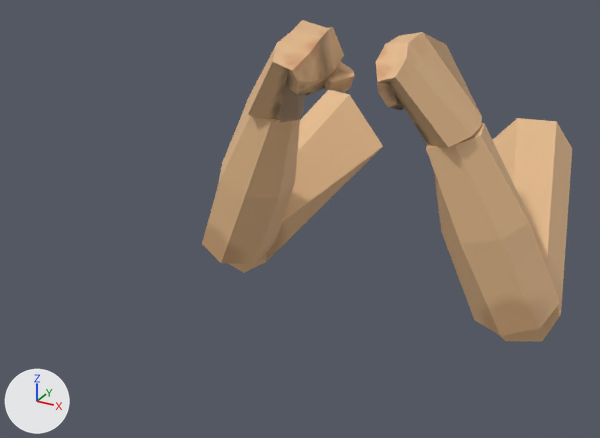
The FBX model Assets/Models/Arms/arms.fbx, before and after one commit.
One viewpoint serves both versions: a camera (50 mm lens) standing at (0.401, -0.647, 0.504) and looking at (-0.043, 0.159, 0.101). Arrows for +X, +Y and +Z are at lower left; the lights stay in place.

Names of what the first picture shows: 'HL', 'HR', 'LL', 'LR', 'UL', 'UR'.
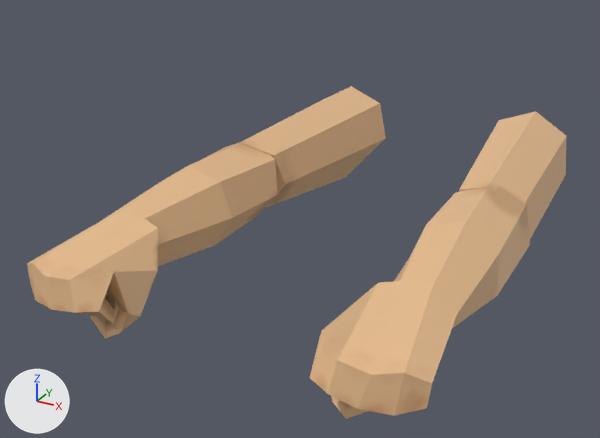
Location of each change, [x1, y1, x2, y2] in pixels of the pictures (600 x 438 px):
```json
{"object": "HL", "change": "moved, turned", "before": [376, 32, 482, 148], "after": [310, 281, 457, 419]}
{"object": "LL", "change": "moved, turned", "before": [426, 123, 560, 336], "after": [394, 186, 530, 328]}
{"object": "HR", "change": "moved, turned", "before": [247, 20, 355, 122], "after": [27, 212, 158, 339]}
{"object": "LR", "change": "moved, turned", "before": [202, 103, 300, 264], "after": [101, 141, 278, 266]}
{"object": "UR", "change": "moved, turned", "before": [228, 90, 383, 273], "after": [241, 86, 386, 207]}
{"object": "UL", "change": "moved, turned", "before": [493, 118, 572, 341], "after": [459, 111, 567, 238]}
```

Edits to the scene script, one JSON object a line:
```json
{"op": "set", "path": "ob_ll.location", "old": "(0.005, 0.328, 0.259)", "new": "(0.163, -0.071, -0.032)"}
{"op": "set", "path": "ob_ll.rotation_euler", "old": "(-1.173, 0.0815, -0.811)", "new": "(-1.308, -1.343, 1.352)", "note": "degrees (-67, 4.7, -46) -> degrees (-75, -77, 77)"}
{"op": "set", "path": "ob_ul.location", "old": "(0.0, 0.0, 0.0)", "new": "(0.05, 0.041, -0.141)"}
{"op": "set", "path": "ob_ul.rotation_euler", "old": "(0.0, 0.0, 0.0)", "new": "(0.961, -1.327, -1.34)", "note": "degrees (0, 0, 0) -> degrees (55, -76, -77)"}
{"op": "set", "path": "ob_lr.location", "old": "(-0.005, 0.328, 0.259)", "new": "(-0.163, -0.071, -0.032)"}
{"op": "set", "path": "ob_lr.rotation_euler", "old": "(-1.173, -0.0815, 0.811)", "new": "(-1.308, 1.343, -1.352)", "note": "degrees (-67, -4.7, 46) -> degrees (-75, 77, -77)"}
{"op": "set", "path": "ob_hl.location", "old": "(0.041, 0.233, 0.212)", "new": "(0.162, -0.035, 0.041)"}
{"op": "set", "path": "ob_hl.rotation_euler", "old": "(-1.293, 0.216, 0.112)", "new": "(-1.618, -0.875, 1.688)", "note": "degrees (-74, 12, 6.4) -> degrees (-93, -50, 97)"}
{"op": "set", "path": "ob_ur.location", "old": "(0.0, 0.0, 0.0)", "new": "(-0.05, 0.041, -0.141)"}
{"op": "set", "path": "ob_ur.rotation_euler", "old": "(0.0, 0.0, 0.0)", "new": "(0.961, 1.327, 1.34)", "note": "degrees (0, 0, 0) -> degrees (55, 76, 77)"}
{"op": "set", "path": "ob_hr.location", "old": "(0.041, 0.233, 0.212)", "new": "(-0.163, -0.071, -0.032)"}
{"op": "set", "path": "ob_hr.rotation_euler", "old": "(-1.293, 0.216, 0.112)", "new": "(-1.308, 1.343, -1.352)", "note": "degrees (-74, 12, 6.4) -> degrees (-75, 77, -77)"}
```
